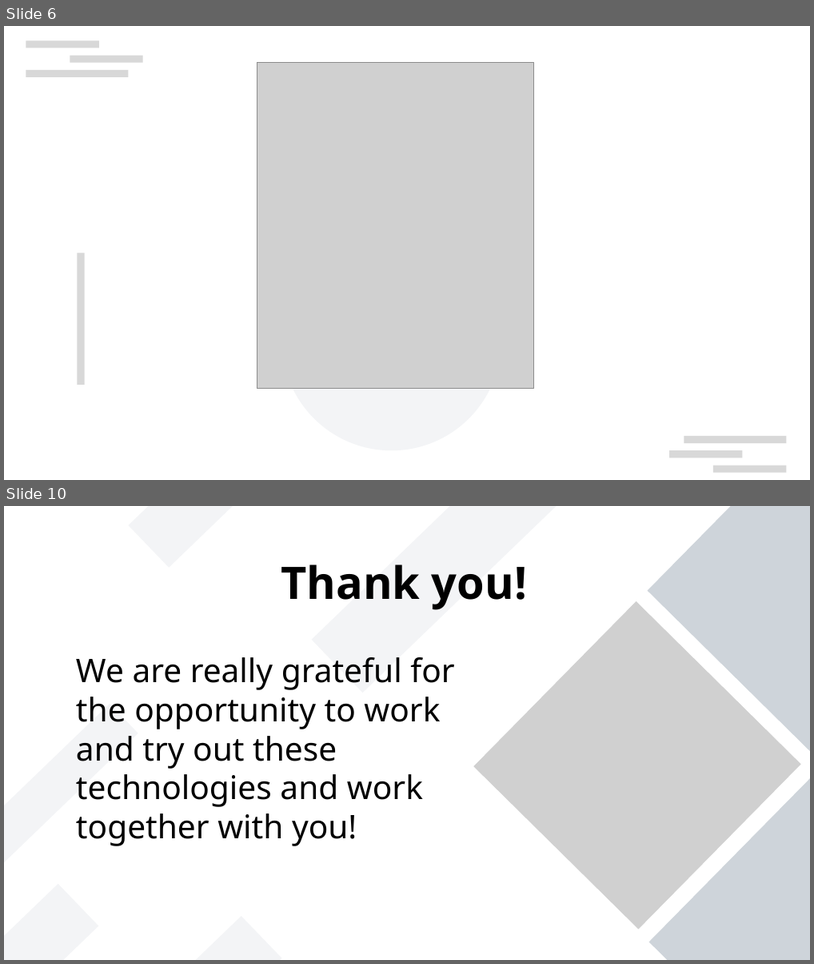
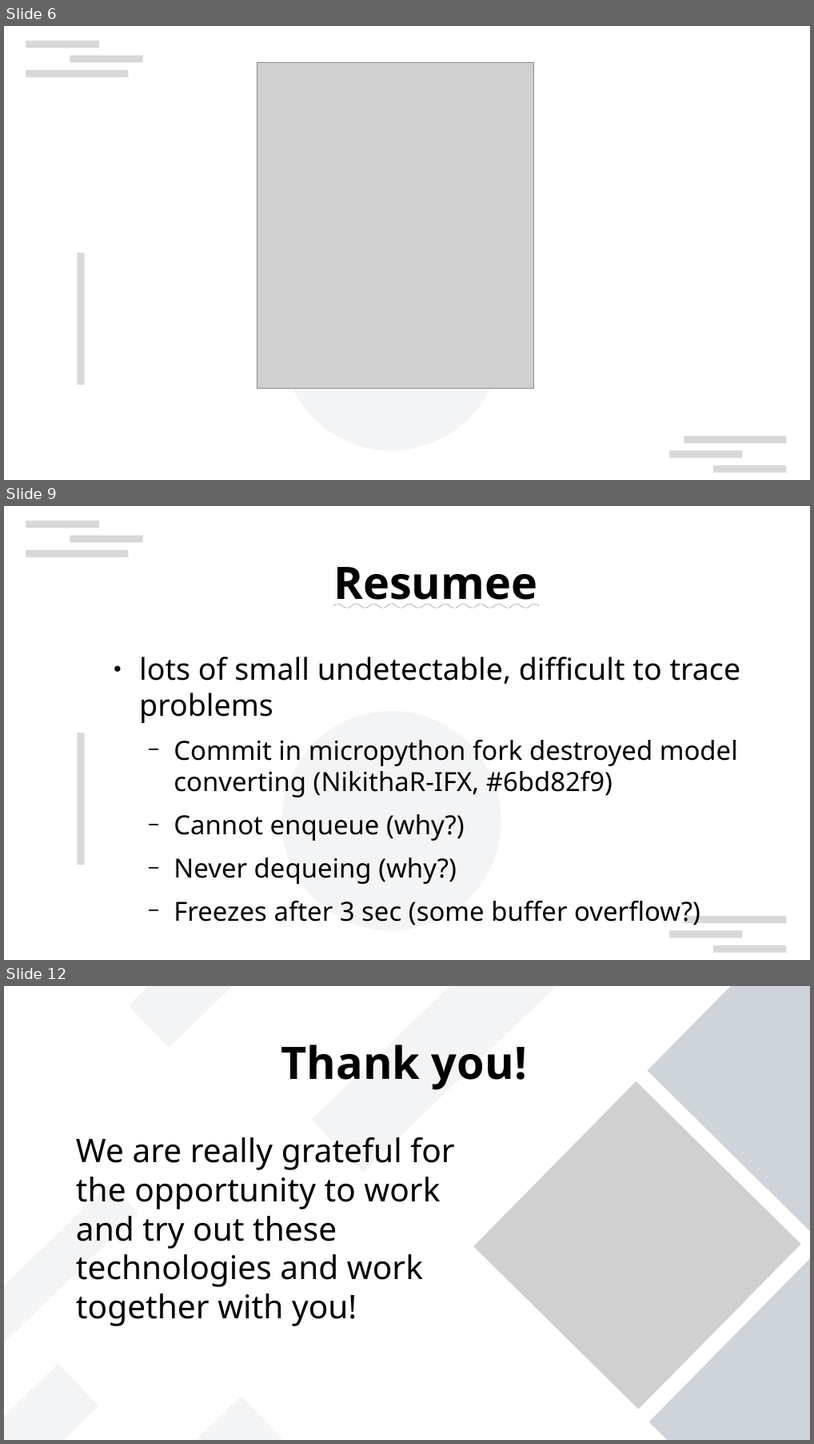
Before and after one commit to devLeitner/384.068-infineon, a slide deck: report/presentation.odp. Shown one above the other, each under a label of ours: slides 6 and 10 before the commit, slides 6, 9 and 12 after it; the slides between them are not shown. The pictures are 814x964 and 814x1444 pixels, drawn with LibreOffice and Linux fonts; fonts in the diff are those of the drawing; grey boxes stand for pictures; background and template pictures are left out. Boxes give left, top, right and bottom in pixels: in the first picture for what was removed or moved away, otherwise in the second. Text is boxed around its words. In the diff, an @@ line names an element or a change of style, - is before the commit and + after.

Commit message:
feat: update presentation with our new working c model :DD

```diff
--- a/report/presentation.odp
+++ b/report/presentation.odp
@@ slide 9 added at (4, 506, 810, 960), background #FFFFFF; not listed: 8 template elements that a slide beside it also shows @@
@@ title added at (334, 567, 538, 608), 44 pt, text #000000, bold, underline @@
+Resumee
@@ text added at (139, 656, 742, 925), 25.9 pt, text #000000 @@
+● lots of small undetectable, difficult to trace problems
+  − Commit in micropython fork destroyed model converting (NikithaR-IFX, #6bd82f9)
+  − Cannot enqueue (why?)
+  − Never dequeing (why?)
+  − Freezes after 3 sec (some buffer overflow?)
@@ what was slide 10 is now slide 12 @@
```
Also in this commit, not shown: 2 slides changed, 4 other slides added, 3 slides removed, 1 other file.
